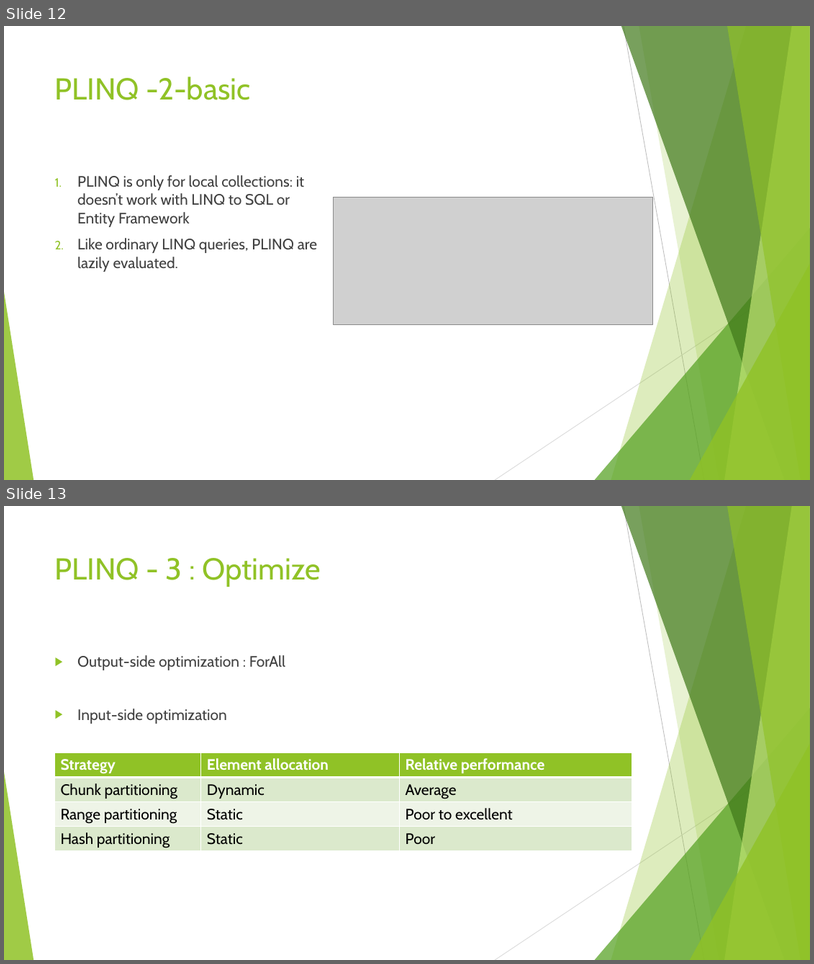
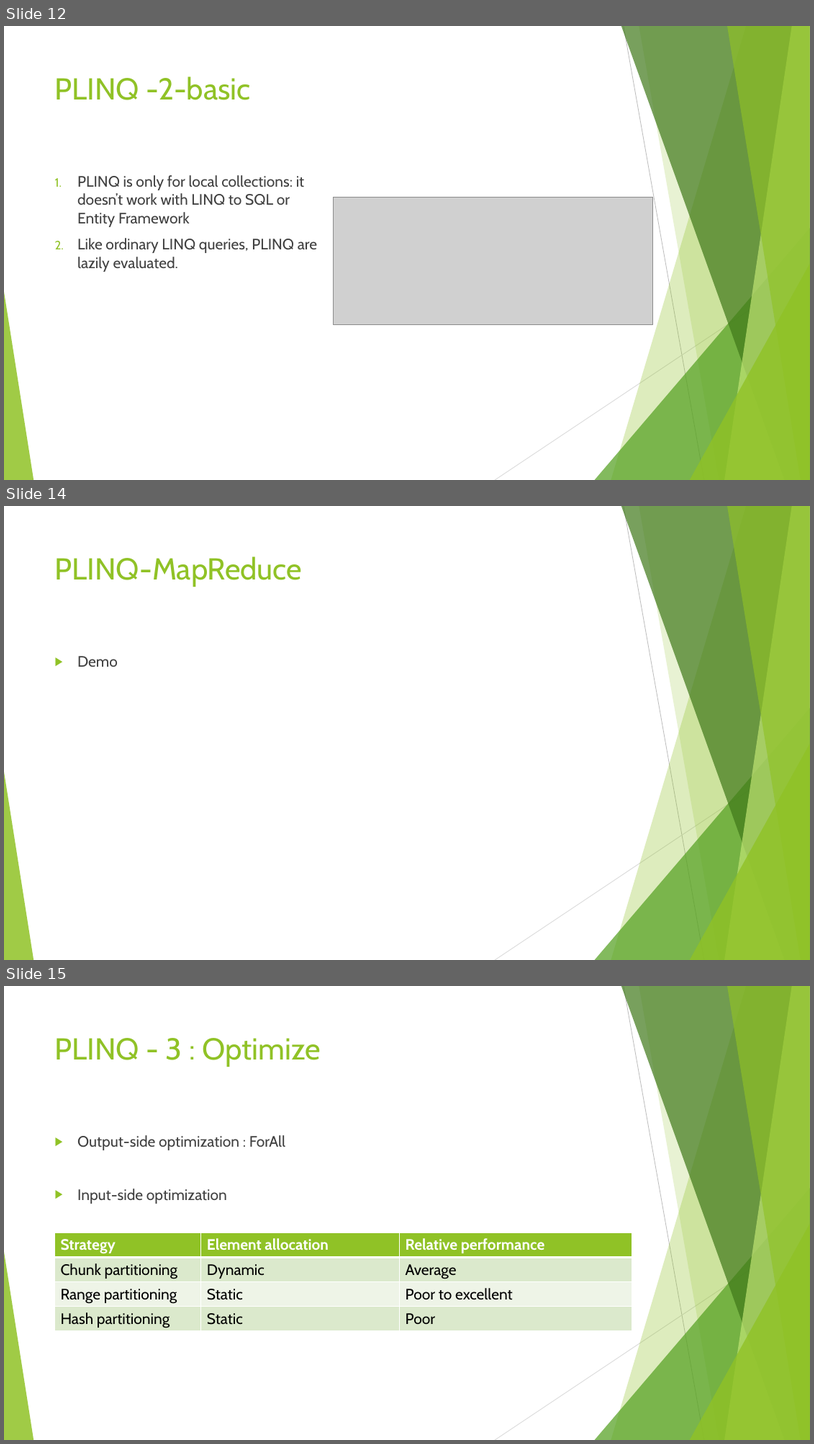
Before and after one commit to fming/NetConcurrency, a slide deck: TASK-draft.pptx. Shown one above the other, each under a label of ours: slides 12 and 13 before the commit, slides 12, 14 and 15 after it; the slides between them are not shown. The pictures are 814x964 and 814x1444 pixels, drawn with LibreOffice and Linux fonts; fonts in the diff are those of the drawing; grey boxes stand for pictures. Boxes give left, top, right and bottom in pixels: in the first picture for what was removed or moved away, otherwise in the second. Text is boxed around its words. In the diff, an @@ line names an element or a change of style, - is before the commit and + after.

```diff
--- a/TASK-draft.pptx
+++ b/TASK-draft.pptx
@@ slide 14 added at [4, 506, 810, 960], background #FFFFFF; not listed: 10 template elements that a slide beside it also shows @@
@@ title added at [55, 556, 303, 587], 36 pt, text #90C226 @@
+PLINQ-MapReduce
@@ text added at [77, 656, 118, 667], 18 pt, text #404040 @@
+▶ Demo
@@ what was slide 13 is now slide 15 @@
```
Also in this commit, not shown: 1 other slide added, 5 other files.
